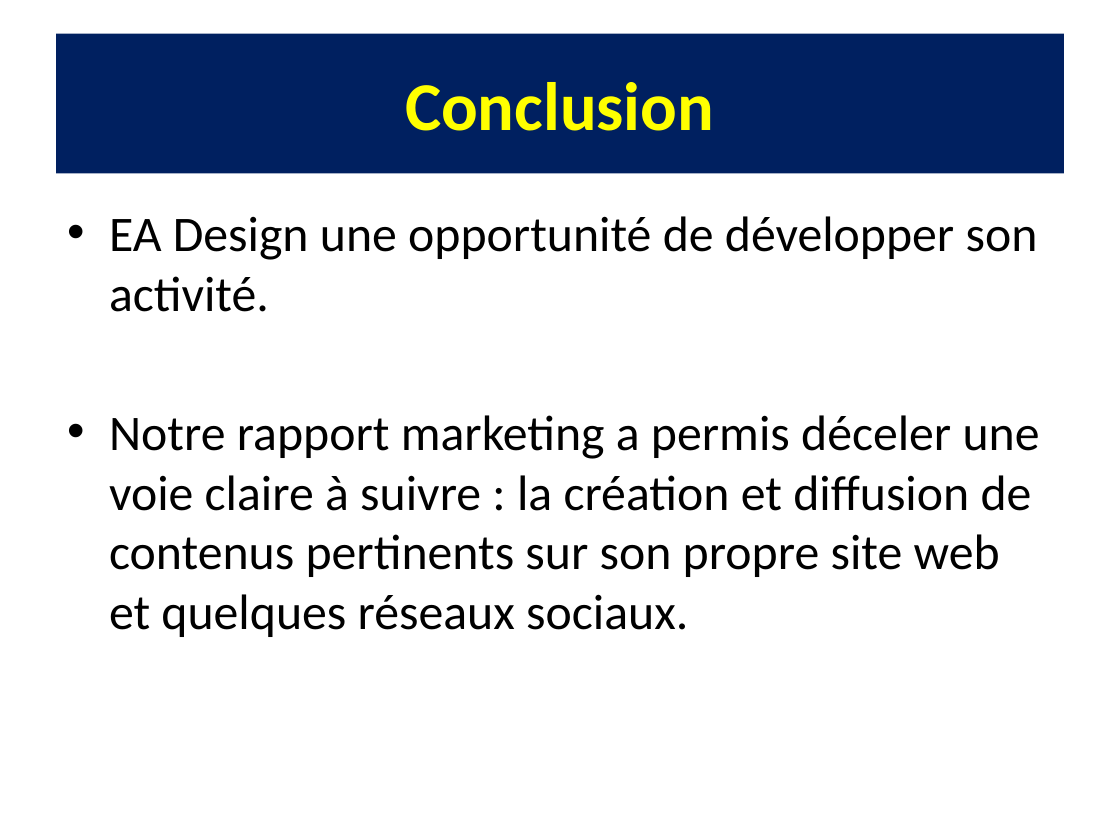
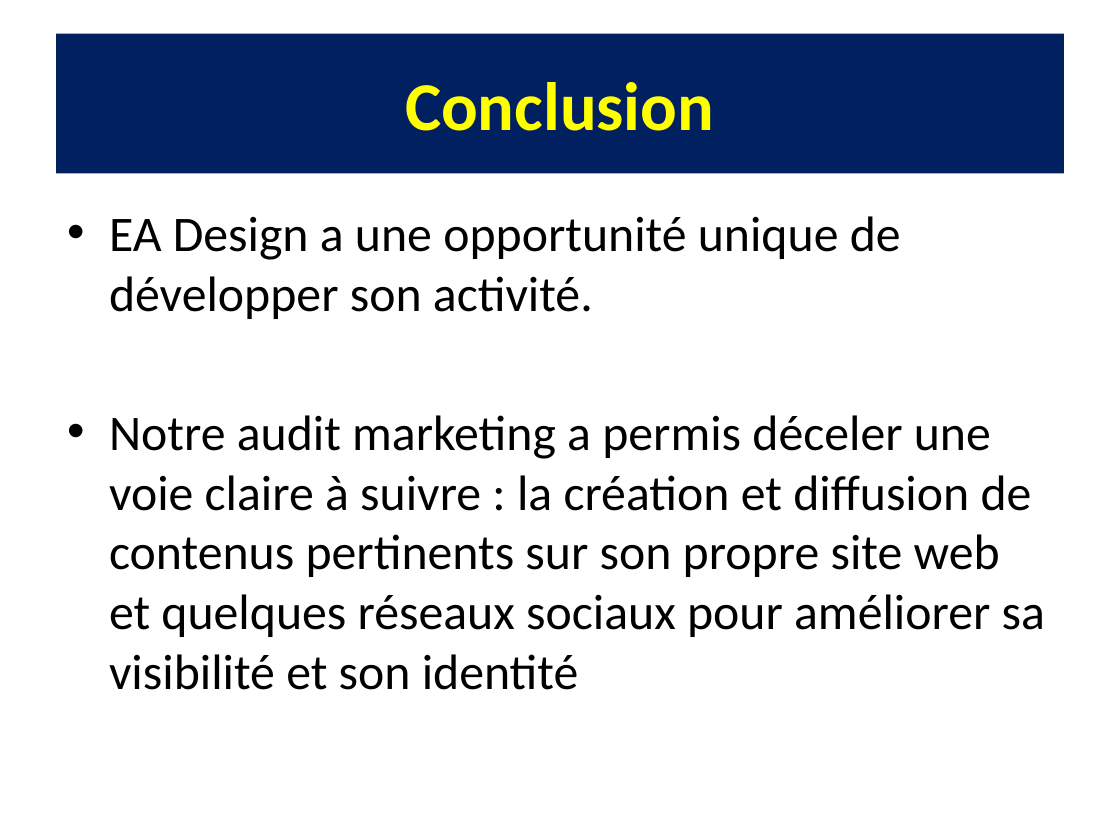
Before and after one commit to edwigesay22/SAYNA-MARKETING-EVALUATIONF-112022, a slide deck: slide 13 of Presentation_de_levaluation_finale_-_EA_Design.pptx. Drawn at 1120x840 pixels with LibreOffice and Linux fonts; fonts in the diff are those of the drawing. Boxes give left, top, right and bottom in pixels: in the first picture for what was removed or moved away, otherwise in the second. Text is boxed around its words. In the diff, an @@ line names an element or a change of style, - is before the commit and + after.

```diff
--- a/Presentation_de_levaluation_finale_-_EA_Design.pptx
+++ b/Presentation_de_levaluation_finale_-_EA_Design.pptx
@@ text at <box>109,216,1045,690</box>: text changed @@
-• EA Design une opportunité de développer son activité.
-• Notre rapport marketing a permis déceler une voie claire à suivre : la création et diffusion de contenus pertinents sur son propre site web et quelques réseaux sociaux.
+• EA Design a une opportunité unique de développer son activité.
+• Notre audit marketing a permis déceler une voie claire à suivre : la création et diffusion de contenus pertinents sur son propre site web et quelques réseaux sociaux pour améliorer sa visibilité et son identité
```
Also in this commit, not shown: 6 other slides changed, 1 other file.
